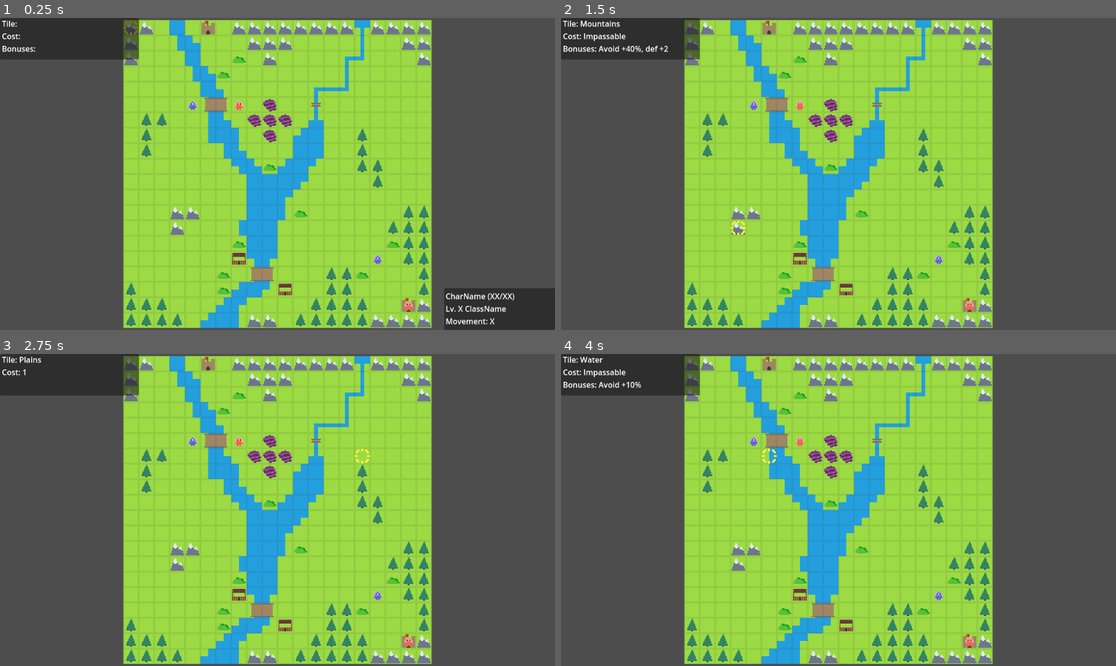
Above: before the commit, frames 1-4 (two rows, left to right).
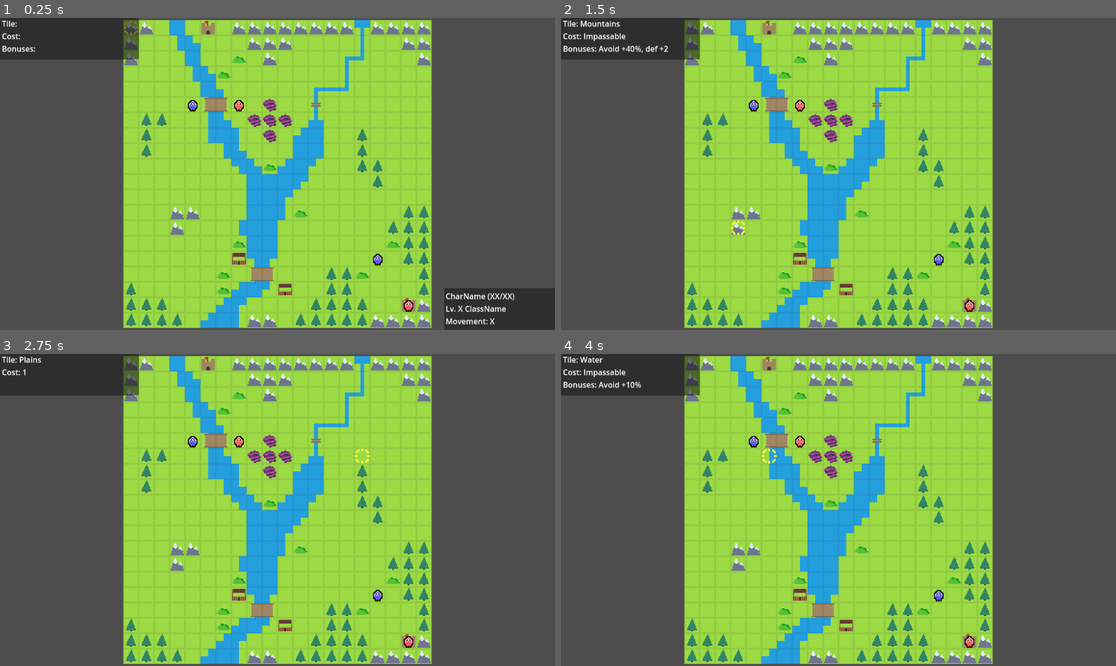
Above: after the commit, the same moments.

Repository: Kibibibit/chickenwarrior
Game: Godot game, scene res://src/scenes/main/main.tscn
The game is run twice, just before and just after one commit, with the same random seed, the same clock (stepped at 60 frames per second) and the same inputs.
Inputs (mouse positions are in pixels of both pictures, inside the frame that each line leads up to):
- Up to frame 1 (0.25 s): no input
- Up to frame 2 (1.5 s): tap Enter (ui_accept) at 0.5, 0.77, 1.25 s; move the mouse to (960, 158) at 0.52 s; hold Right (ui_right) 0.53-1.28 s; click (960, 158) at 0.67 s; move the mouse to (727, 189) at 1.27 s; hold Down (ui_down) from 1.28 s (still down)
- Up to frame 3 (2.75 s): tap Enter (ui_accept) at 1.52, 2 s; move the mouse to (333, 441) at 2.02 s; release Down (ui_down) at 2.03 s; hold Right (ui_right) from 2.03 s (still down)
- Up to frame 4 (4 s): tap Enter (ui_accept) at 2.75, 3.02, 3.5, 3.77 s; move the mouse to (810, 572) at 2.77 s; release Right (ui_right) at 2.78 s; hold Up (ui_up) 2.78-3.53 s; click (810, 572) at 2.92 s; move the mouse to (1005, 556) at 3.52 s; hold Left (ui_left) from 3.53 s (still down)

The runs differ from the first frame. In frame 1, 0.1% of the frame differs, in the area x 33-75%, y 26-95%; in frame 2, 0.1%; in frame 3, 0.1%; in frame 4, 0.1%.

Commit message:
Added outline shader

Diff:
--- a/resources/materials/unit_shader/unit_shader.gdshader
+++ b/resources/materials/unit_shader/unit_shader.gdshader
@@ -2,31 +2,66 @@
 
 uniform int player;
 uniform bool moved = false;
+uniform int outline = 2;
+
+const vec2 neighbours[12] = {
+	vec2(1.0, 0.0),
+	vec2(0.0, 1.0),
+	vec2(-1.0, 0.0),
+	vec2(0.0, -1.0),
+	vec2(1.0, 1.0),
+	vec2(1.0, -1.0),
+	vec2(-1.0, 1.0),
+	vec2(-1.0, -1.0),
+	vec2(2.0, 0.0),
+	vec2(-2.0, 0.0),
+	vec2(0.0, 2.0),
+	vec2(0.0, -2.0)
+};
+
+bool approxEquals(float a, float b) {
+	return abs(a-b) < 0.0001;
+}
 
 void fragment() {
-	vec3 color = texture(TEXTURE, UV).rgb;
+	vec4 colorA = texture(TEXTURE, UV).rgba;
 
-	float red = color.r;
-	float green = color.g;
-	float blue = color.b;
+	if (colorA.a > 0.0) {
+		vec3 color = colorA.rgb;
 
-	if (red == green && green == blue) {
+		float red = color.r;
+		float green = color.g;
+		float blue = color.b;
 
-		if (player == 0) {
-			blue = 1.0;
-		} else if (player == 1) {
-			red = 1.0;
-		} else if (player == 2) {
-			green = 1.0;
+		if (approxEquals(red,green) && approxEquals(green, blue)) {
+
+			if (player == 0) {
+				blue = 1.0;
+			} else if (player == 1) {
+				red = 1.0;
+			} else if (player == 2) {
+				green = 1.0;
+			}
+		}
+
+		color = vec3(red, green, blue);
+
+		if (moved) {
+			COLOR.rgb =  color * 0.5;
+		} else {
+			COLOR.rgb = color;
+		}
+	} else {
+
+		int m = outline*4;
+		float totalA = 0.0;
+		for (int i = 0; i < m; i++) {
+			totalA += texture(TEXTURE, UV+(TEXTURE_PIXEL_SIZE*neighbours[i])).a;
+		}
+		if (totalA > 0.0) {
+			COLOR.a = 1.0;
+			COLOR.rgb = vec3(0.0);
 		}
 	}
 
-	color = vec3(red, green, blue);
-
-	if (moved) {
-		COLOR.rgb =  color * 0.5;
-	} else {
-		COLOR.rgb = color;
-	}
-
 }
--- a/src/prefabs/battle_prefabs/unit/unit.tscn
+++ b/src/prefabs/battle_prefabs/unit/unit.tscn
@@ -8,6 +8,7 @@
 shader = ExtResource("1_qml7y")
 shader_parameter/player = 0
 shader_parameter/moved = false
+shader_parameter/outline = 2
 
 [node name="Unit" type="AnimatedSprite2D"]
 texture_filter = 1
--- a/src/prefabs/maps/test_map/test_map.tscn
+++ b/src/prefabs/maps/test_map/test_map.tscn
@@ -13,21 +13,25 @@
 shader = ExtResource("4_84i1k")
 shader_parameter/player = 0
 shader_parameter/moved = false
+shader_parameter/outline = 2
 
 [sub_resource type="ShaderMaterial" id="ShaderMaterial_dxdbw"]
 shader = ExtResource("4_84i1k")
 shader_parameter/player = 1
 shader_parameter/moved = false
+shader_parameter/outline = 2
 
 [sub_resource type="ShaderMaterial" id="ShaderMaterial_ilcdr"]
 shader = ExtResource("4_84i1k")
 shader_parameter/player = 0
 shader_parameter/moved = false
+shader_parameter/outline = 2
 
 [sub_resource type="ShaderMaterial" id="ShaderMaterial_gg705"]
 shader = ExtResource("4_84i1k")
 shader_parameter/player = 1
 shader_parameter/moved = false
+shader_parameter/outline = 2
 
 [node name="Map" type="TileMap"]
 z_index = -1
